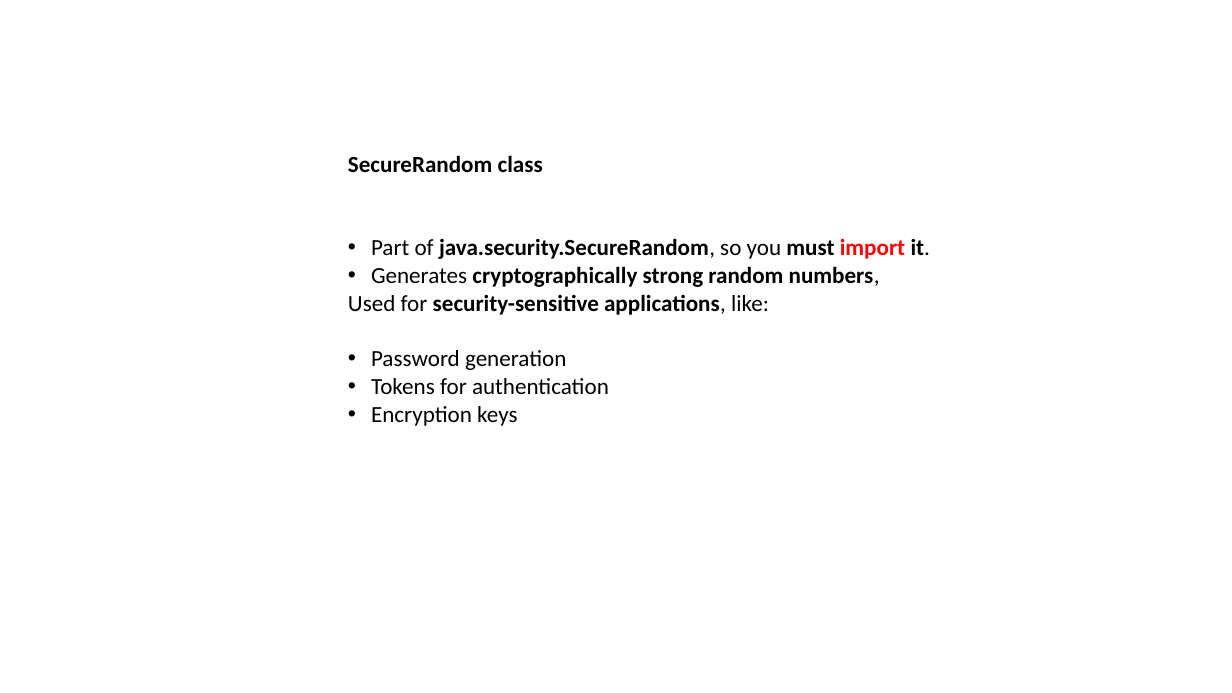
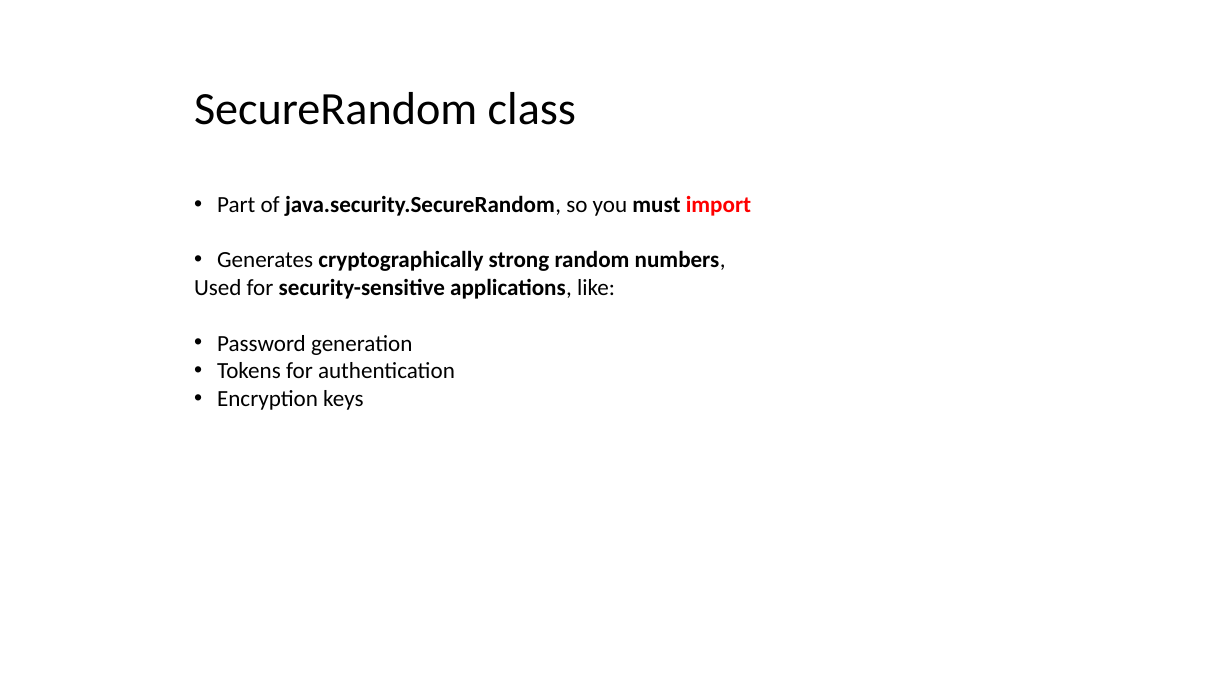
Before and after one commit to xiaoleibi/DMU26, a slide deck: slide 20 of ppt/Uge40Method.pptx (slide 21 before the commit). Drawn at 1232x693 pixels with LibreOffice and Linux fonts; fonts in the diff are those of the drawing. Boxes give left, top, right and bottom in pixels: in the first picture for what was removed or moved away, otherwise in the second. Text is boxed around its words. In the diff, an @@ line names an element or a change of style, - is before the commit and + after.

```diff
--- a/ppt/Uge40Method.pptx
+++ b/ppt/Uge40Method.pptx
@@ text "SecureRandom class": place and size @@
-text "SecureRandom class" at (348,155,931,426)
+text "SecureRandom class" at (194,92,751,410)
@@ text at (194,92,576,125): size 18 to 36 pt, bold off in "SecureRandom class" @@
@@ text at (217,195,751,216): text changed @@
-• Part of java.security.SecureRandom, so you must import it.
+• Part of java.security.SecureRandom, so you must import
```
Also in this commit, not shown: 3 other slides changed, 1 slide removed.
